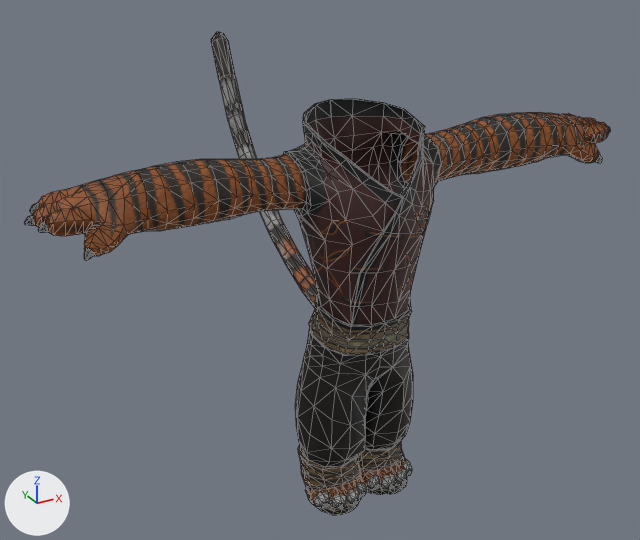
Two versions of the glTF model oasis/avatar/firerat/Tigress.glb, one commit apart.
Camera for both pictures: a camera (50 mm lens) standing at (-1.63, -2.66, 2.37) and looking at (0.04, 0.39, 0.85). The lights are fixed; the arrows at lower left show +X, +Y and +Z. Mesh edges are drawn as thin lines. Vertices at the same position are counted once.

The scene before the commit, as lines of its bpy script (objects in view):
```python
me_tigress_tigress_001__0 = bpy.data.meshes.new('Tigress_Tigress.001__0')
me_tigress_tigress_001__0.from_pydata(...)  # 2004 vertices, 3806 faces; spans x -1.2..1.2, y -0.27..1.34, z 0.0..1.72
me_tigress_tigress_001__0.materials.append(mat_scene___root)  # picture img_image_0
ob_object_6 = bpy.data.objects.new('Object_6', me_tigress_tigress_001__0)
ob_object_6.location = (0.0, 0.0, 0.0)
```
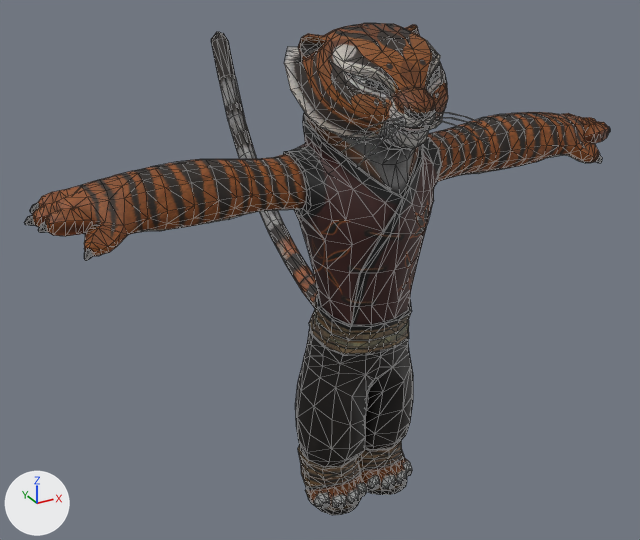
The newer file is also turned or shifted as a whole; pictures and numbers use the older file's frame.

What changed in the scene script:
```text
Change me_tigress_tigress_001__0:
    used by ob_object_6; location = (0.0, 0.0, 0.0)
    remove me_tigress_tigress_001__0.from_pydata(...)  # 2004 vertices, 3806 faces; spans x -1.2..1.2, y -0.27..1.34, z 0.0..1.72
    add me_tigress_tigress_001__0.from_pydata(...)  # 1745 vertices, 3288 faces; spans x -1.2..1.2, y -0.19..1.34, z 0.0..1.72
    me_tigress_tigress_001__0 part 1: 7 vertices removed from x -0.23..-0.02, y -0.15..-0.04, z 0.0..0.1; 6 vertices added at x -0.01..0.21, y -0.13..-0.03, z 0.03..0.21
Add me_eye_2__0:
    me_eye_2__0.from_pydata(...)  # 1327 vertices, 2478 faces; spans x -0.289..0.288, y -0.283..0.339, z 0.863..1.931
    me_eye_2__0.materials.append(mat_scene___root)  # picture img_image_0
Add ob_object_8:
    ob_object_8 = bpy.data.objects.new('Object_8', me_eye_2__0)
    ob_object_8.location = (0.0, -0.115, 0.0)
```

Pixel boxes [x1, y1, x2, y2] of what changed, in the pictures (640 x 540 px; the box of a moved part takes in the faces that stretch with it):
'Object_8', added: after [283, 23, 489, 327]
part 1 of me_tigress_tigress_001__0, moved or reshaped: before [311, 489, 353, 509]; after [382, 473, 410, 491]
